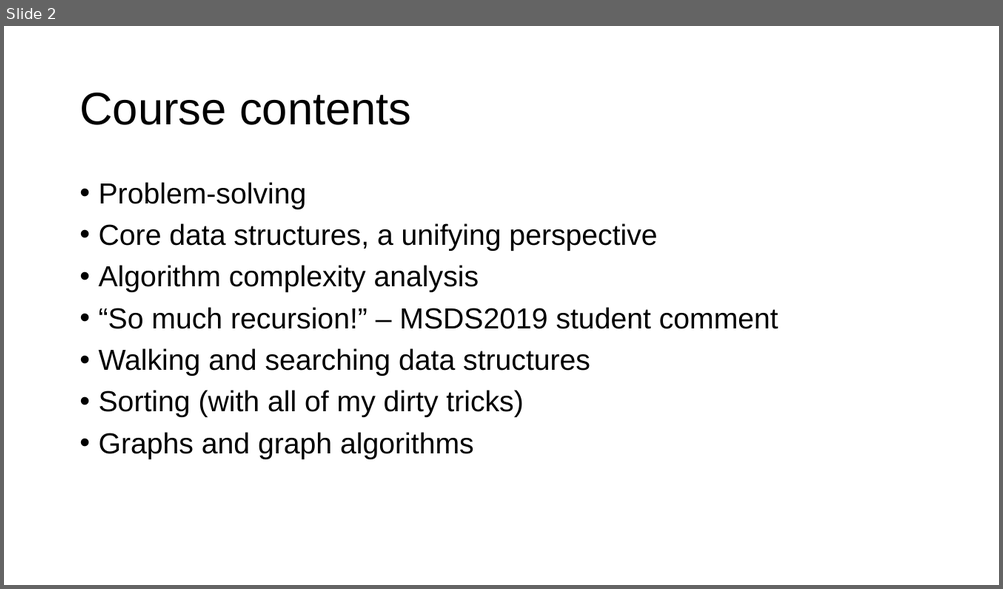
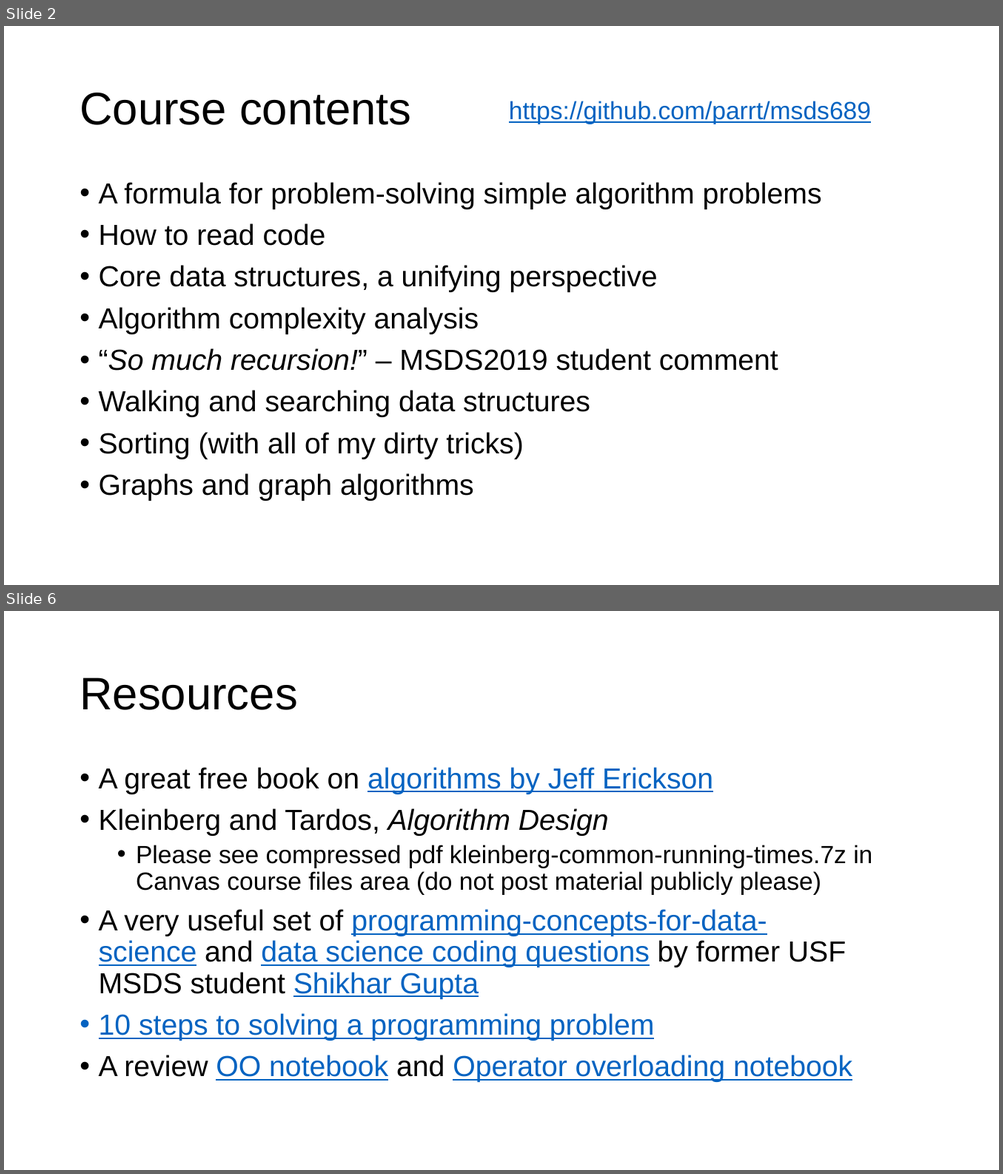
Before and after one commit to parrt/msds689, a slide deck: notes/welcome.pptx. Shown one above the other, each under a label of ours: slide 2 before the commit, slides 2 and 6 after it; the slides between them are not shown. The pictures are 1003x589 and 1003x1174 pixels, drawn with LibreOffice and Linux fonts; fonts in the diff are those of the drawing; background and template pictures are left out. Boxes give left, top, right and bottom in pixels: in the first picture for what was removed or moved away, otherwise in the second. Text is boxed around its words. In the diff, an @@ line names an element or a change of style, - is before the commit and + after.

```diff
--- a/notes/welcome.pptx
+++ b/notes/welcome.pptx
@@ slide 6 added at [4,611,999,1170], background #FFFFFF @@
@@ title added at [79,678,297,710], 44 pt, text #000000 @@
+Resources
@@ text added at [99,767,872,1082], 28 pt, text #000000 @@
+• A great free book on algorithms by Jeff Erickson
+• Kleinberg and Tardos, Algorithm Design
+  • Please see compressed pdf kleinberg-common-running-times.7z in Canvas course files area (do not post material publicly please)
+• A very useful set of programming-concepts-for-data-science and data science coding questions by former USF MSDS student Shikhar Gupta
+• 10 steps to solving a programming problem
+• A review OO notebook and Operator overloading notebook
@@ slide 2 changed as well @@
@@ text added at [509,101,871,124], 24 pt, text #0563C1, underline @@
+https://github.com/parrt/msds689
@@ text at [99,182,822,246]: text changed @@
-• Problem-solving
+• A formula for problem-solving simple algorithm problems
+• How to read code
@@ text at [99,349,778,371]: italic on in "“So much recursion!”" @@
```
Also in this commit, not shown: 1 other slide changed, 4 other slides added, 1 slide removed, 5 other files.
